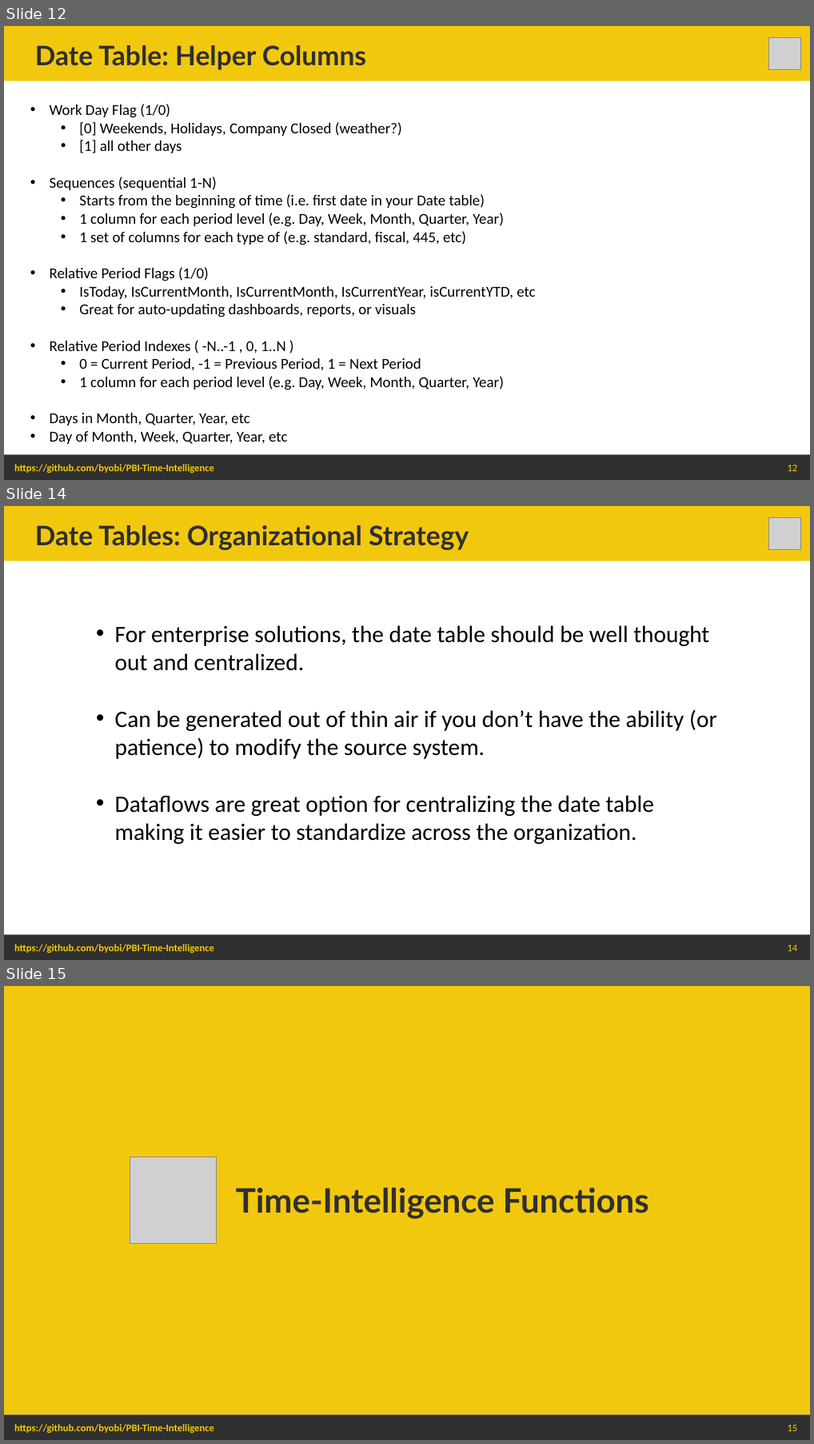
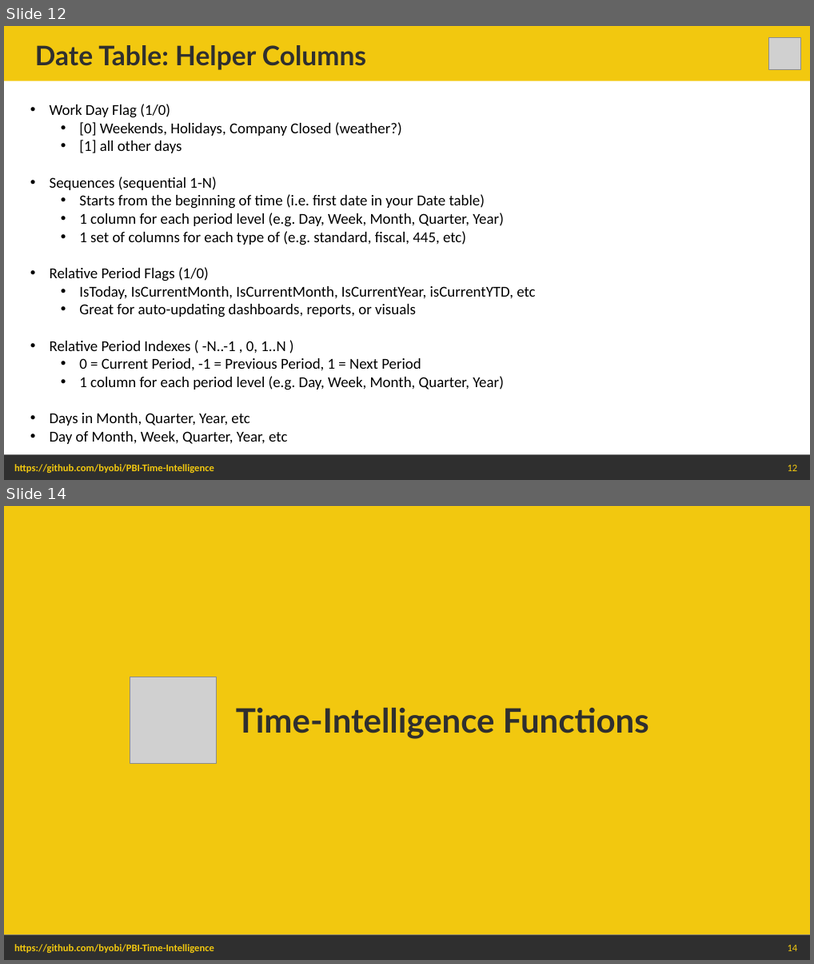
Before and after one commit to byobi/PBI-Time-Intelligence, a slide deck: Power BI Time Intelligence - Beyond the Basics.pptx. Shown one above the other, each under a label of ours: slides 12, 14 and 15 before the commit, slides 12 and 14 after it; the slides between them are not shown. The pictures are 814x1444 and 814x964 pixels, drawn with LibreOffice and Linux fonts; fonts in the diff are those of the drawing; grey boxes stand for pictures. Boxes give left, top, right and bottom in pixels: in the first picture for what was removed or moved away, otherwise in the second. Text is boxed around its words. In the diff, an @@ line names an element or a change of style, - is before the commit and + after.

```diff
--- a/Power BI Time Intelligence - Beyond the Basics.pptx
+++ b/Power BI Time Intelligence - Beyond the Basics.pptx
@@ slide 14 removed at <box>4,506,810,960</box>, background #FFFFFF; not listed: 3 template elements that a slide beside it also shows @@
@@ rectangle removed at <box>4,506,810,561</box> @@
@@ text removed at <box>35,525,469,550</box> @@
-Date Tables: Organizational Strategy
@@ picture removed at <box>770,517,802,549</box> @@
@@ text removed at <box>115,625,718,844</box> @@
-• For enterprise solutions, the date table should be well thought out and centralized.
-• Can be generated out of thin air if you don’t have the ability (or patience) to modify the source system.
-• Dataflows are great option for centralizing the date table making it easier to standardize across the organization.
@@ what was slide 15 is now slide 14 @@
@@ page number at <box>788,944,798,951</box>: text changed @@
-15
+14
```
Also in this commit, not shown: 8 slides changed, 2 slides added, 1 other slide removed, 15 other files.
